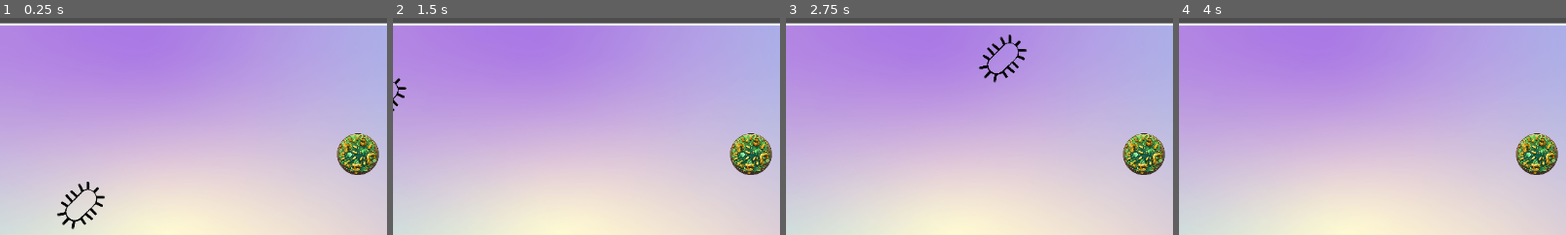
Above: before the commit, frames 1-4 (left to right).
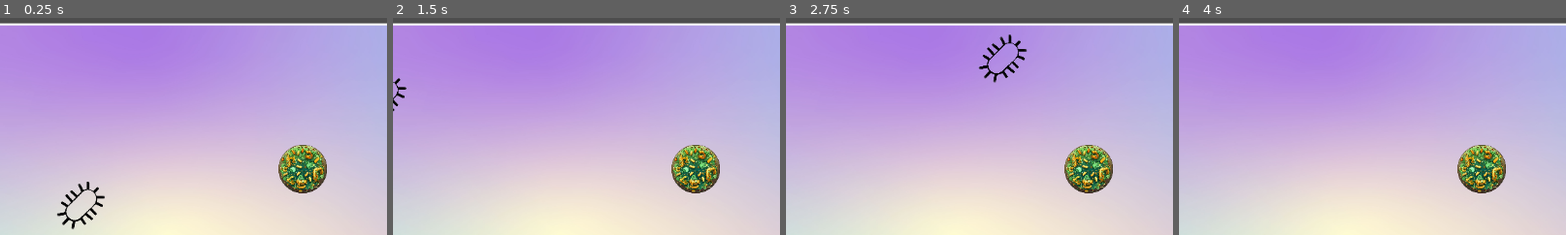
Above: after the commit, the same moments.

Repository: hypergeek-dev/amoebea_sim
Game: Godot game, scene res://color_rect.tscn
The game is run twice, just before and just after one commit, with the same random seed, the same clock (stepped at 60 frames per second) and the same inputs.
Inputs:
- Up to frame 1 (0.25 s): no input
- Up to frame 2 (1.5 s): no input
- Up to frame 3 (2.75 s): no input
- Up to frame 4 (4 s): no input
The pictures show only the part of the screen within x 11-61%, y 0-50%; the shares and areas given below are measured in that part.

The runs differ from the first frame. In frame 1, 3.9% of the frame differs, in the area x 71-98%, y 53-81%; in frame 2, 3.9%; in frame 3, 3.9%; in frame 4, 3.9%.

Commit message:
Amoeba eating bacteria function added

Diff:
--- a/Sprite.gd
+++ b/Sprite.gd
@@ -14,7 +14,6 @@
 	direction = Vector2(rand_range(-1, 1), rand_range(-1, 1)).normalized()
 	target_direction = direction
 	change_interval = rand_range(3, 5)
-
 
 	noise = FastNoiseLite.new()
 	noise.seed = randi()
@@ -62,11 +61,14 @@
 		target_direction.y *= -1
 
 func _on_Amoeba_Area_area_entered(area):
-	print("Area entered detected.")
+	print("Area entered detected with groups: ", area.get_groups())
 	if area.is_in_group("bacteria"):
-		print("Bacteria detected!")
-		area.queue_free()
+		print("Bacteria detected! Queueing for deletion: ", area.name, " with parent: ", area.get_parent().name)
+		area.call_deferred("queue_free")
+		print("Bacteria queued for deletion: ", area.name, " with parent: ", area.get_parent().name)
 		scale += Vector2(0.1, 0.1)
+	else:
+		print("The area entered is not a bacteria")
 
 func rand_range(min, max):
 	return min + (max - min) * randf()
--- a/color_rect.tscn
+++ b/color_rect.tscn
@@ -1,17 +1,16 @@
-[gd_scene load_steps=8 format=3 uid="uid://cs8k1yij53gh6"]
+[gd_scene load_steps=7 format=3 uid="uid://cs8k1yij53gh6"]
 
 [ext_resource type="Texture2D" uid="uid://cuibcawodeb6h" path="res://Background.jpg" id="1_w5grp"]
 [ext_resource type="Texture2D" uid="uid://d04vcir1p10m0" path="res://amoeba.png" id="2_smd3q"]
 [ext_resource type="Script" path="res://Sprite.gd" id="3_wu3pq"]
 [ext_resource type="Texture2D" uid="uid://bd27ereq1lsel" path="res://bacteria.png" id="4_w4caa"]
-[ext_resource type="Script" path="res://Food.gd" id="5_lg2pp"]
 
 [sub_resource type="CapsuleShape2D" id="CapsuleShape2D_jh6jy"]
 radius = 76.0
 height = 223.185
 
-[sub_resource type="CircleShape2D" id="CircleShape2D_djxhf"]
-radius = 333.507
+[sub_resource type="CircleShape2D" id="CircleShape2D_f56yr"]
+radius = 207.022
 
 [node name="ColorRect" type="ColorRect"]
 offset_left = 10.0
@@ -25,32 +24,37 @@
 texture = ExtResource("1_w5grp")
 metadata/_edit_lock_ = true
 
-[node name="Amobea" type="Sprite2D" parent="." groups=["Amobea"]]
+[node name="Amobea" type="Sprite2D" parent="." groups=["amobea"]]
 position = Vector2(303, 303)
 scale = Vector2(0.25, 0.25)
 texture = ExtResource("2_smd3q")
 script = ExtResource("3_wu3pq")
 
-[node name="Amoeba_Area" type="Area2D" parent="Amobea" groups=["Amobea"]]
+[node name="Amoeba_Area" type="Area2D" parent="Amobea" groups=["amobea"]]
 position = Vector2(-28, -4)
 
-[node name="Amobea_Collision" type="CollisionShape2D" parent="Amobea/Amoeba_Area" groups=["Amobea"]]
+[node name="Amobea_Collision" type="CollisionShape2D" parent="Amobea/Amoeba_Area" groups=["amobea"]]
 position = Vector2(20, 8)
 rotation = 0.837758
 scale = Vector2(1.5, 1.5)
 shape = SubResource("CapsuleShape2D_jh6jy")
 metadata/_edit_lock_ = true
 
-[node name="Bacteria" type="Sprite2D" parent="." groups=["Bacteria"]]
-position = Vector2(646, 195)
-scale = Vector2(0.15, 0.15)
+[node name="Bacteria" type="Node2D" parent="." groups=["bacteria"]]
+position = Vector2(493, 192)
+
+[node name="Bacteria_Area" type="Area2D" parent="Bacteria" groups=["bacteria"]]
+position = Vector2(74, 25)
+
+[node name="Bacteria_Collision" type="CollisionShape2D" parent="Bacteria/Bacteria_Area" groups=["bacteria"]]
+position = Vector2(-3, 1)
+scale = Vector2(0.175, 0.175)
+shape = SubResource("CircleShape2D_f56yr")
+metadata/_edit_lock_ = true
+
+[node name="Sprite" type="Sprite2D" parent="Bacteria/Bacteria_Area" groups=["bacteria"]]
+position = Vector2(-2.99997, -7.62939e-06)
+scale = Vector2(0.175, 0.175)
 texture = ExtResource("4_w4caa")
-script = ExtResource("5_lg2pp")
 
-[node name="Bacteria_Area" type="Area2D" parent="Bacteria" groups=["Bacteria"]]
-
-[node name="Bacteria_Collision" type="CollisionShape2D" parent="Bacteria/Bacteria_Area" groups=["Bacteria"]]
-position = Vector2(6.66667, 0)
-scale = Vector2(0.62, 0.62)
-shape = SubResource("CircleShape2D_djxhf")
-metadata/_edit_lock_ = true
+[connection signal="area_entered" from="Amobea/Amoeba_Area" to="Amobea" method="_on_amoeba_area_area_entered"]
